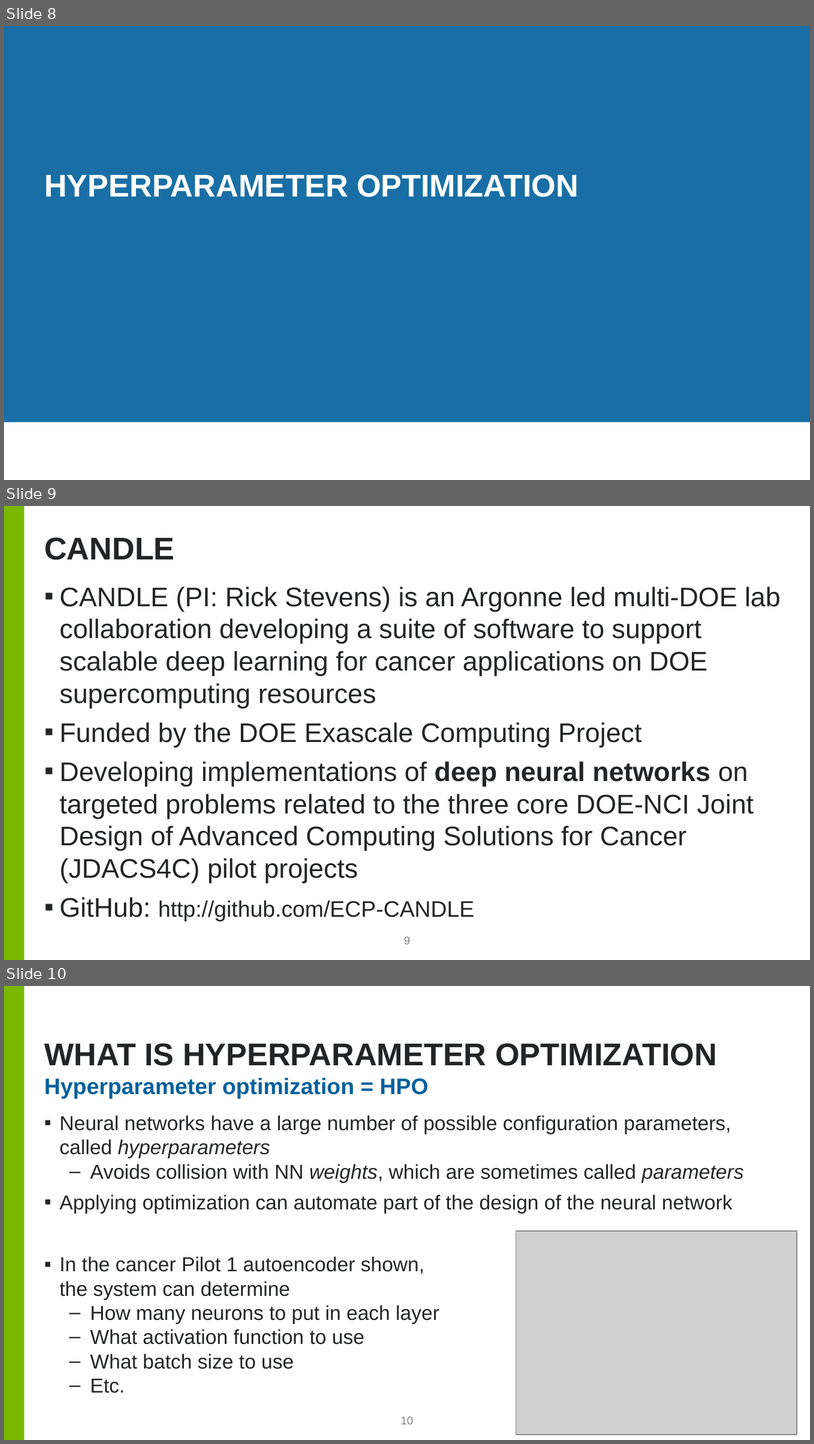
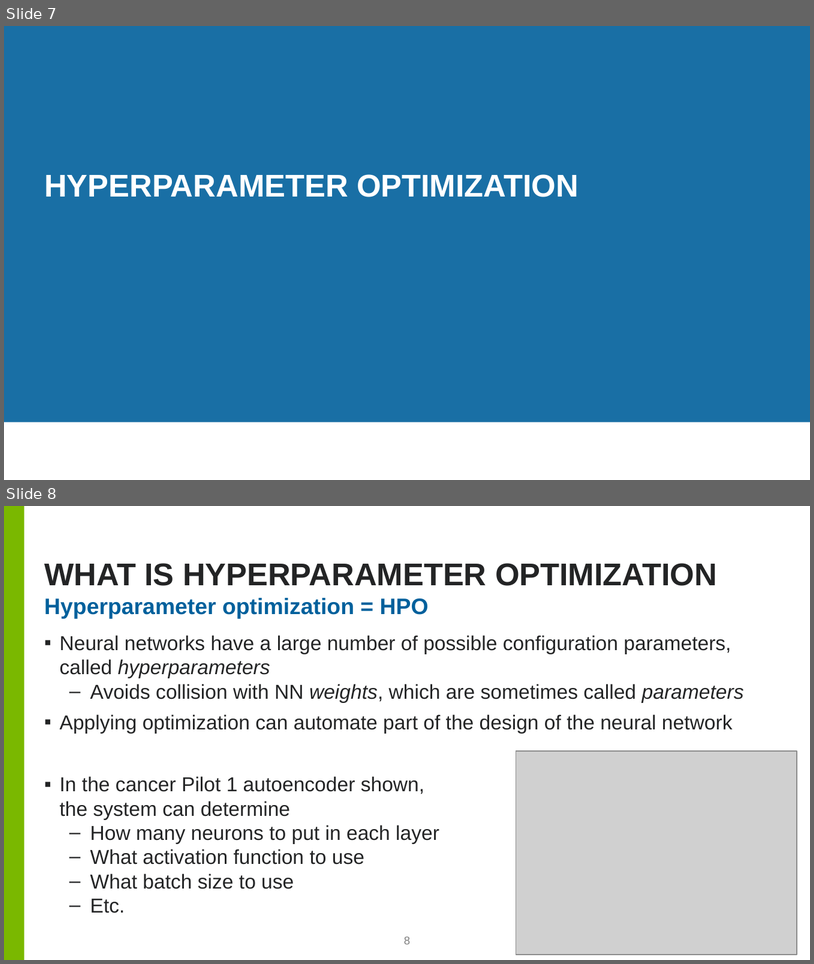
Before and after one commit to brettin/candle_tutorials, a slide deck: Topics/2_hyperparameter_optimization/hpo.pptx. Shown one above the other, each under a label of ours: slides 8, 9 and 10 before the commit, slides 7 and 8 after it. The pictures are 814x1444 and 814x964 pixels, drawn with LibreOffice and Linux fonts; fonts in the diff are those of the drawing; grey boxes stand for pictures; background and template pictures are left out. Boxes give left, top, right and bottom in pixels: in the first picture for what was removed or moved away, otherwise in the second. Text is boxed around its words. In the diff, an @@ line names an element or a change of style, - is before the commit and + after.

Commit message:
Update for ExaLearn

```diff
--- a/Topics/2_hyperparameter_optimization/hpo.pptx
+++ b/Topics/2_hyperparameter_optimization/hpo.pptx
@@ slide 9 removed at (4,506,810,960), background #FFFFFF; not listed: 1 template element that a slide beside it also shows @@
@@ title removed at (44,537,174,560) @@
-CANDLE
@@ text removed at (60,586,781,917) @@
-▪ CANDLE (PI: Rick Stevens) is an Argonne led multi-DOE lab collaboration developing a suite of software to support scalable deep learning for cancer applications on DOE supercomputing resources
-▪ Funded by the DOE Exascale Computing Project
-▪ Developing implementations of deep neural networks on targeted problems related to the three core DOE-NCI Joint Design of Advanced Computing Solutions for Cancer (JDACS4C) pilot projects
-▪ GitHub: http://github.com/ECP-CANDLE
@@ page number removed at (404,936,410,944) @@
-9
@@ what was slide 8 is now slide 7 @@
@@ what was slide 10 is now slide 8 @@
@@ page number at (404,936,410,944): text changed @@
-10
+8
```
Also in this commit, not shown: 3 slides changed, 20 other slides removed.
